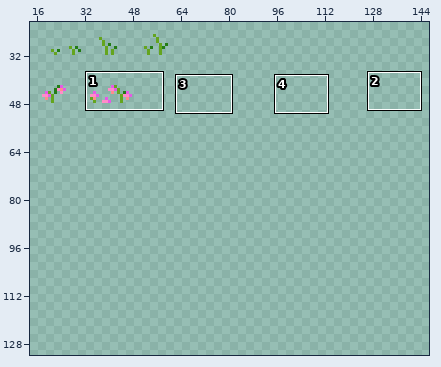
A sprite sheet gets an edit: Goose with a Scarf/sprites/sprTilesDeco16/2cd86df6-e4c5-4e1e-a028-af34f6257cc0.png. Above: a wide view before the commit, with the close-up outlined.
Close-up. The starting point:
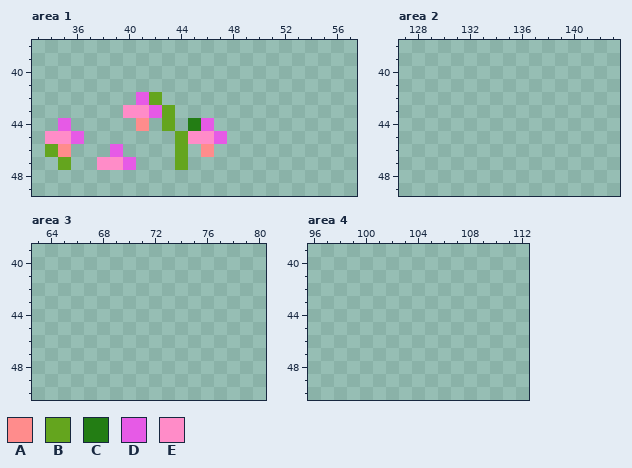
The file is 496x248 pixels. Shown: area 1: x 33..57, y 38..49; area 2: x 127..143, y 38..49; area 3: x 63..80, y 39..50; area 4: x 96..112, y 39..50. The wide view leaves out empty margins. The commit also changed other parts of the picture, which this record leaves out.
Palette (. is transparent): A #ff8c8c  B #64a51e  C #237d14  D #e65ae6  E #ff8cc8
Pixels before, area 1, first column x 34:
42 .......DB.....
43 ......EEDB....
44 .D.....A.B.CD.
45 EED.......BEED
46 BA...D....B.A.
47 .B..EED...B...
New version:
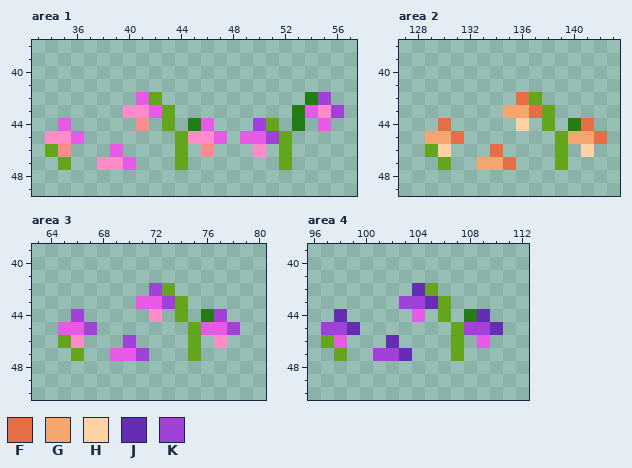
Colours new in this view: F #e66e46  G #f5a56e  H #ffd2a5  J #642db4  K #a041d7
Changes in this commit:
Area 1:
y 42: x 54..55 .. -> CK
y 43: x 53..56 .... -> CDEK
y 44: x 50..51 .. -> KB; x 53 . -> C; x 55 . -> D
y 45: x 49..52 .... -> DDKB
y 46: x 50 . -> E; x 52 . -> B
y 47: x 52 . -> B
Area 2:
y 42: x 136..137 .. -> FB
y 43: x 135..138 .... -> GGFB
y 44: x 130 . -> F; x 136 . -> H; x 138 . -> B; x 140..141 .. -> CF
y 45: x 129..131 ... -> GGF; x 139..142 .... -> BGGF
y 46: x 129..130 .. -> BH; x 134 . -> F; x 139 . -> B; x 141 . -> H
y 47: x 130 . -> B; x 133..135 ... -> GGF; x 139 . -> B
Area 3:
y 42: x 72..73 .. -> KB
y 43: x 71..74 .... -> DDKB
y 44: x 66 . -> K; x 72 . -> E; x 74 . -> B; x 76..77 .. -> CK
y 45: x 65..67 ... -> DDK; x 75..78 .... -> BDDK
y 46: x 65..66 .. -> BE; x 70 . -> K; x 75 . -> B; x 77 . -> E
y 47: x 66 . -> B; x 69..71 ... -> DDK; x 75 . -> B
Area 4:
y 42: x 104..105 .. -> JB
y 43: x 103..106 .... -> KKJB
y 44: x 98 . -> J; x 104 . -> D; x 106 . -> B; x 108..109 .. -> CJ
y 45: x 97..99 ... -> KKJ; x 107..110 .... -> BKKJ
y 46: x 97..98 .. -> BD; x 102 . -> J; x 107 . -> B; x 109 . -> D
y 47: x 98 . -> B; x 101..103 ... -> KKJ; x 107 . -> B
Changed places in both close-ups, as pixel boxes (x1, y1, x2, y2):
added: (240, 92, 344, 170)
added: (425, 92, 607, 170)
added: (58, 283, 240, 361)
added: (321, 283, 503, 361)
